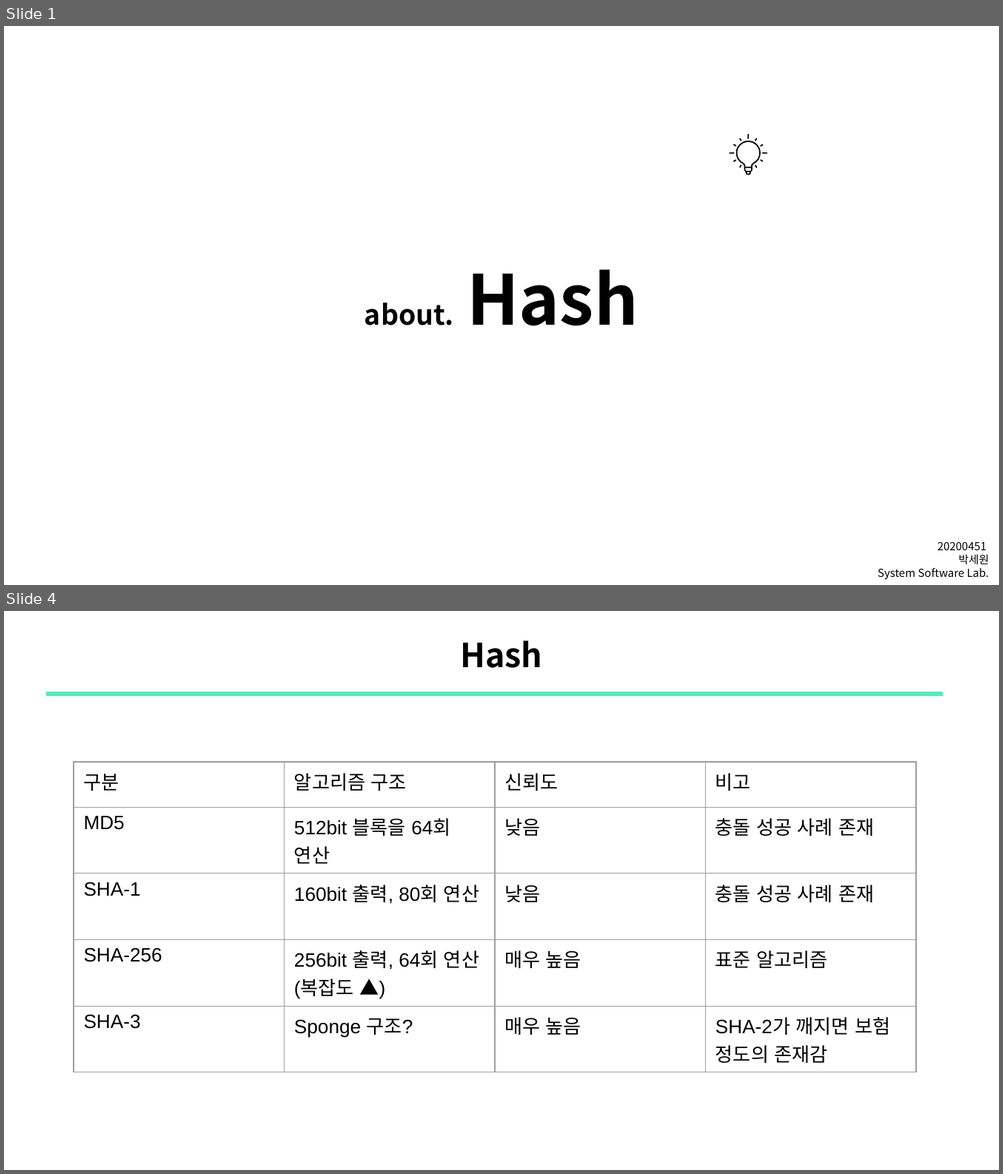
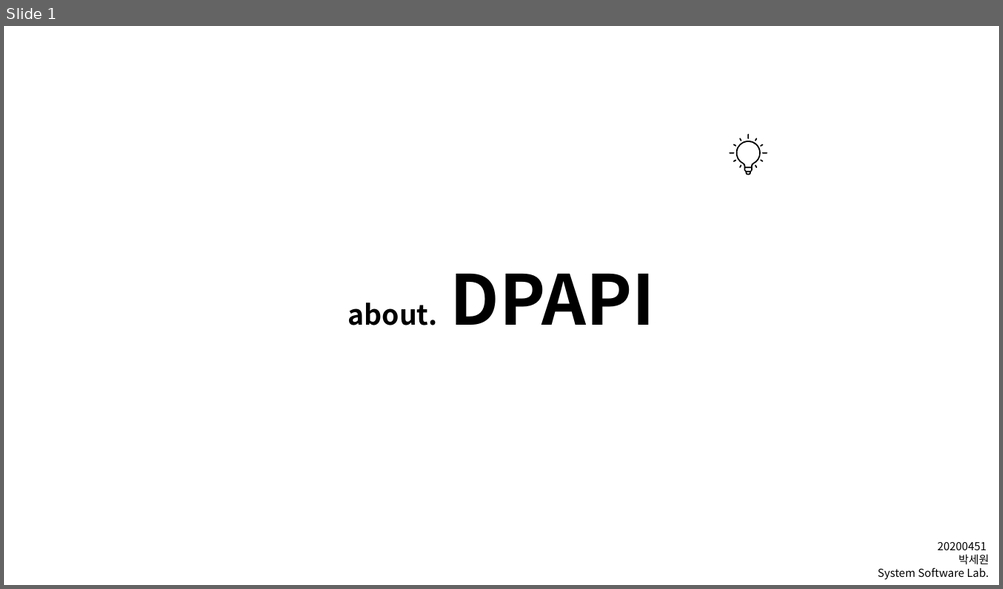
Before and after one commit to sewonpark-sec/SSL-Seminar, a slide deck: 14_DPAPI.pptx. Shown one above the other, each under a label of ours: slides 1 and 4 before the commit, slide 1 after it; the slides between them are not shown. The pictures are 1003x1174 and 1003x589 pixels, drawn with LibreOffice and Linux fonts; fonts in the diff are those of the drawing. Boxes give left, top, right and bottom in pixels: in the first picture for what was removed or moved away, otherwise in the second. Text is boxed around its words. In the diff, an @@ line names an element or a change of style, - is before the commit and + after.

Commit message:
upload: DPAPI

```diff
--- a/14_DPAPI.pptx
+++ b/14_DPAPI.pptx
@@ slide 4 removed at (4, 611, 999, 1170), background #FFFFFF @@
@@ title removed at (460, 641, 542, 668) @@
-Hash
@@ line removed from (45, 694) to (943, 694) @@
@@ table removed at (74, 762, 917, 1066), 5 rows, 4 columns @@
-구분 | 알고리즘 구조 | 신뢰도 | 비고
-MD5 | 512bit 블록을 64회 연산 | 낮음 | 충돌 성공 사례 존재
-SHA-1 | 160bit 출력, 80회 연산 | 낮음 | 충돌 성공 사례 존재
-SHA-256 | 256bit 출력, 64회 연산(복잡도 ▲) | 매우 높음 | 표준 알고리즘
-SHA-3 | Sponge 구조? | 매우 높음 | SHA-2가 깨지면 보험 정도의 존재감
@@ slide 1 changed as well @@
@@ title at (348, 274, 655, 326): text changed @@
-about. Hash
+about. DPAPI
```
Also in this commit, not shown: 3 other slides changed, 13 slides added, 15 other slides removed.
